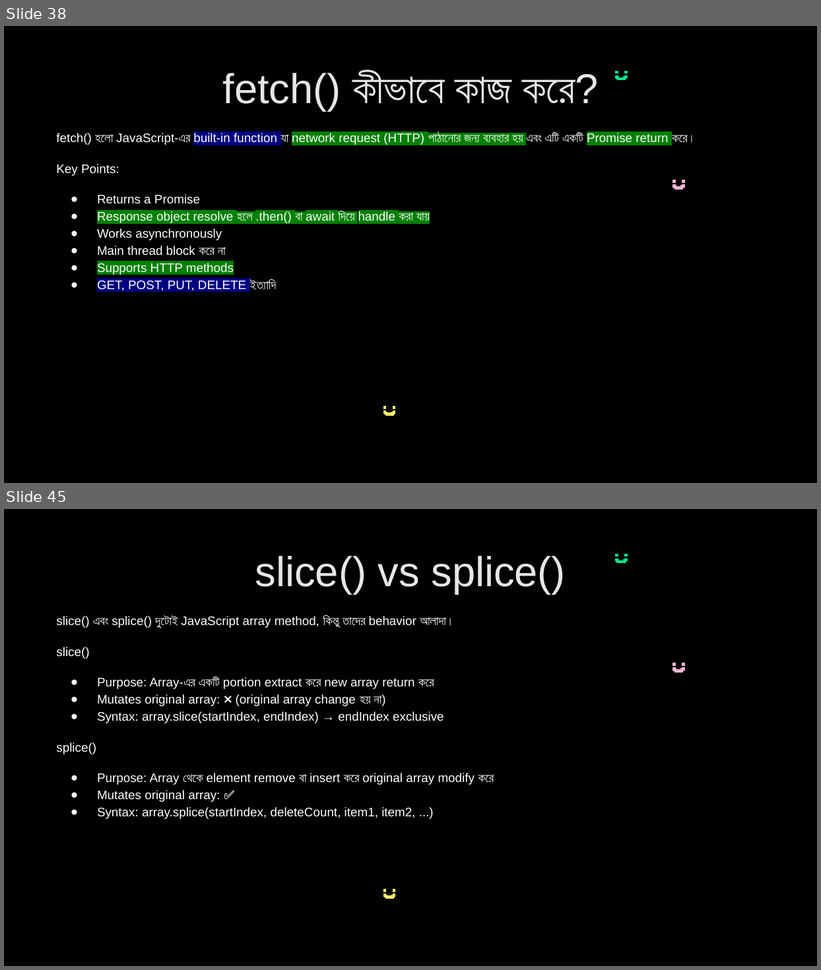
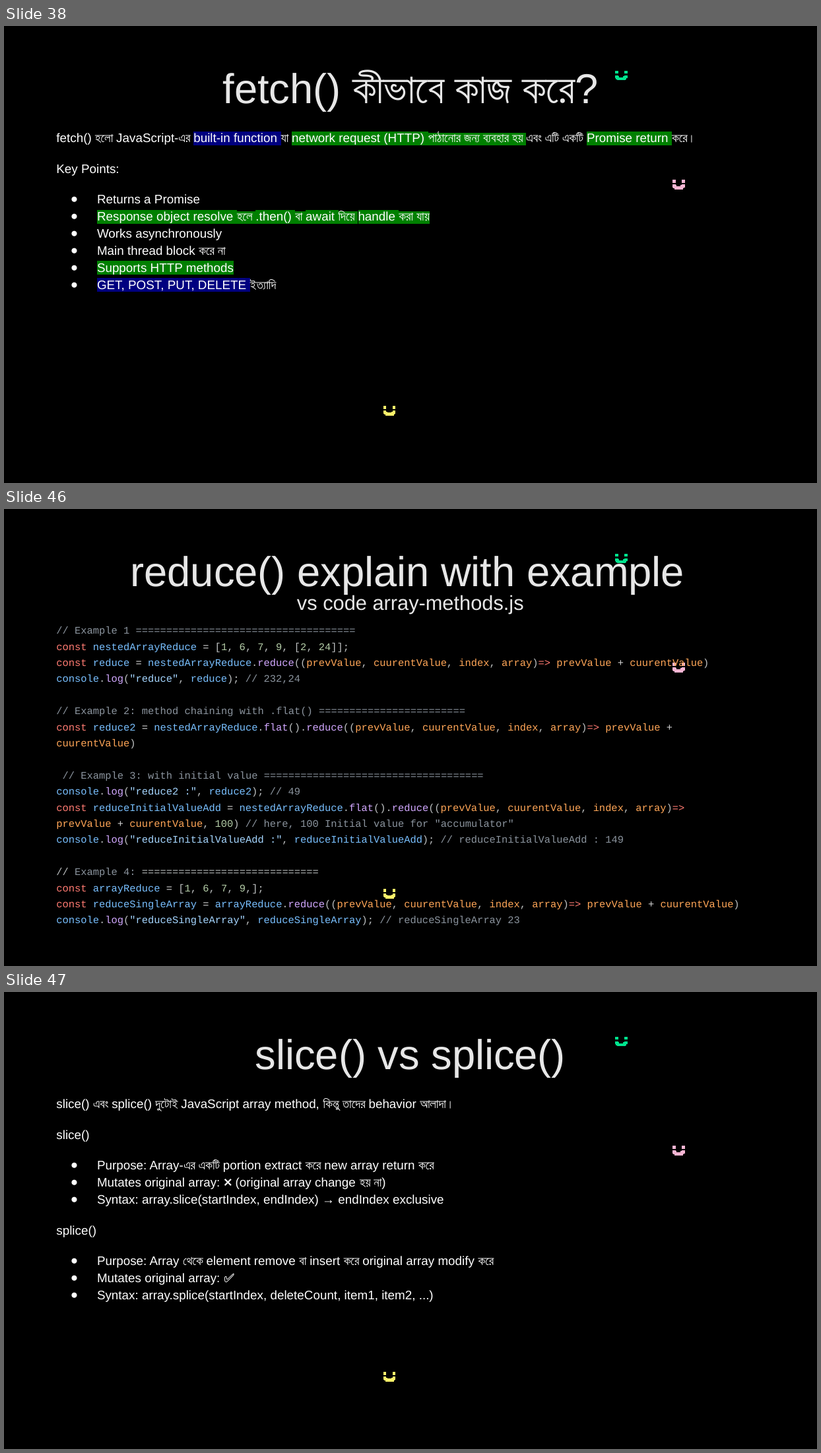
Before and after one commit to nabila-nuzhat/class-js, a slide deck: Interview Question JavaScript_HIGHLIGHTED.pptx. Shown one above the other, each under a label of ours: slides 38 and 45 before the commit, slides 38, 46 and 47 after it; the slides between them are not shown. The pictures are 821x970 and 821x1453 pixels, drawn with LibreOffice and Linux fonts; fonts in the diff are those of the drawing. Boxes give left, top, right and bottom in pixels: in the first picture for what was removed or moved away, otherwise in the second. Text is boxed around its words. In the diff, an @@ line names an element or a change of style, - is before the commit and + after.

Commit message:
array method reduce, map, forEach updated

```diff
--- a/Interview Question JavaScript_HIGHLIGHTED.pptx
+++ b/Interview Question JavaScript_HIGHLIGHTED.pptx
@@ slide 46 added at (x1=4, y1=509, x2=817, y2=966), background #000000; not listed: 21 template elements that a slide beside it also shows @@
@@ title added at (x1=131, y1=554, x2=684, y2=614), 37 pt, text #E7E7E7 @@
+reduce() explain with example
+vs code array-methods.js
@@ text added at (x1=56, y1=626, x2=740, y2=923), 9 pt, text #8B949E @@
+// Example 1 ====================================
+const nestedArrayReduce = [1, 6, 7, 9, [2, 24]];
+const reduce = nestedArrayReduce.reduce((prevValue, cuurentValue, index, array)=> prevValue + cuurentValue)
+console.log("reduce", reduce); // 232,24
+// Example 2: method chaining with .flat() ========================
+const reduce2 = nestedArrayReduce.flat().reduce((prevValue, cuurentValue, index, array)=> prevValue + cuurentValue)
+// Example 3: with initial value ====================================
+console.log("reduce2 :", reduce2); // 49
+const reduceInitialValueAdd = nestedArrayReduce.flat().reduce((prevValue, cuurentValue, index, array)=> prevValue + cuurentValue, 100) // here, 100 Initial value for "accumulator"
+console.log("reduceInitialValueAdd :", reduceInitialValueAdd); // reduceInitialValueAdd : 149
+// Example 4: =============================
+const arrayReduce = [1, 6, 7, 9,];
+const reduceSingleArray = arrayReduce.reduce((prevValue, cuurentValue, index, array)=> prevValue + cuurentValue)
+console.log("reduceSingleArray", reduceSingleArray); // reduceSingleArray 23
@@ what was slide 45 is now slide 47 @@
```
Also in this commit, not shown: 6 slides changed, 1 other slide added, 2 other files.
